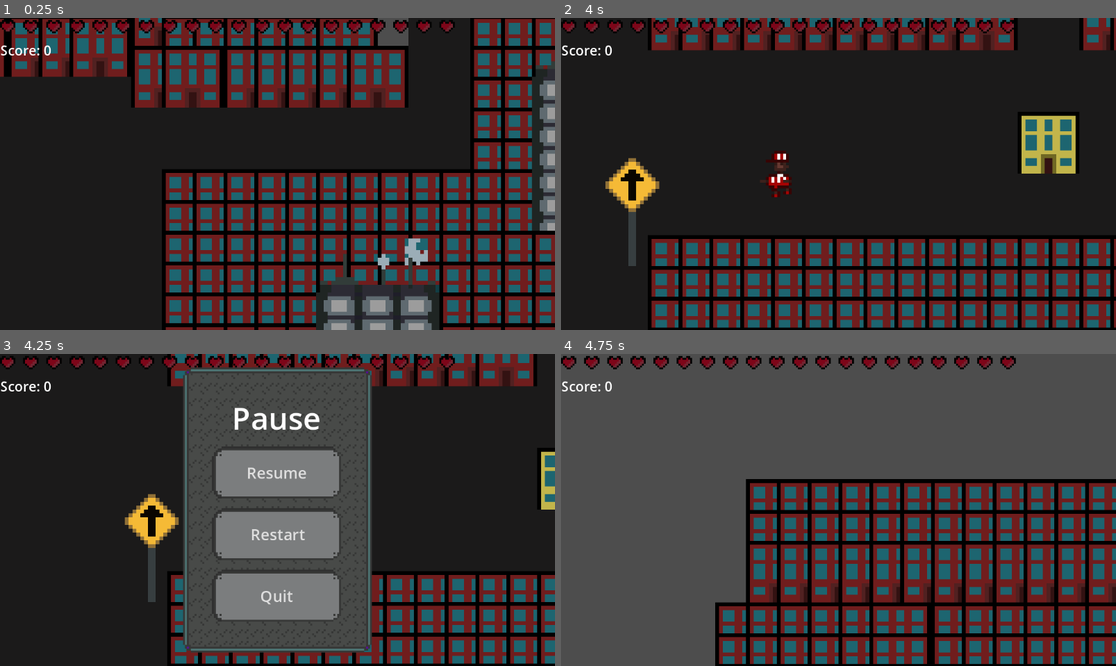
Above: before the commit, frames 1-4 (two rows, left to right).
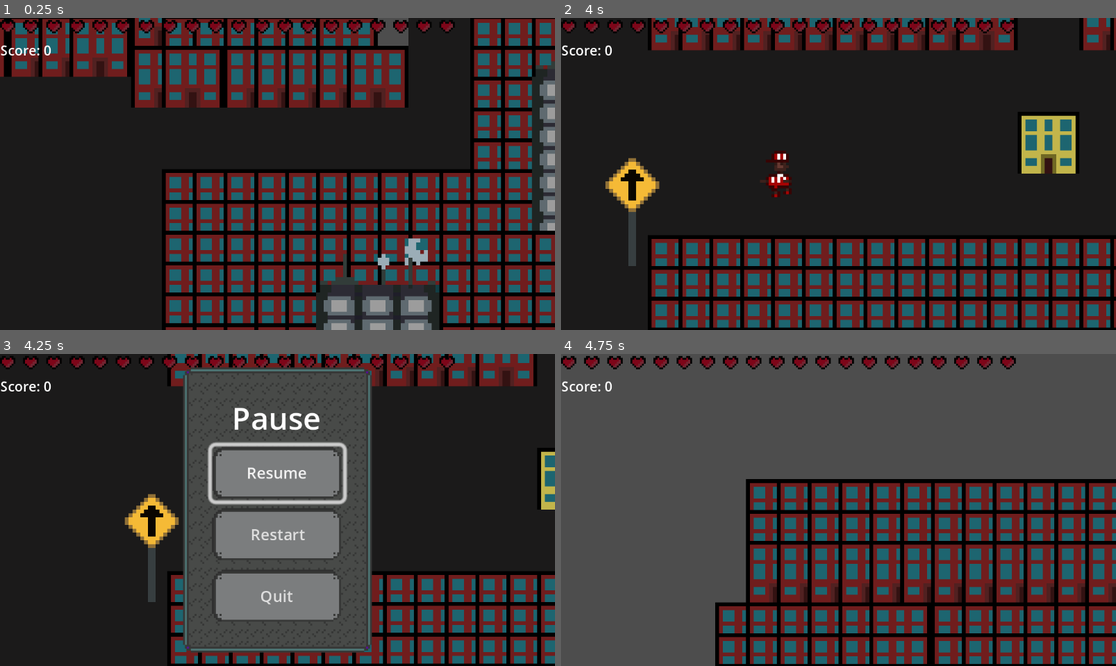
Above: after the commit, the same moments.

Repository: Lila-Kuhlt/Close-Encounters-of-the-Jeff-Kind
Game: Godot game, scene res://scenes/UI/TitleScreen.tscn
Two runs of this game, one before a commit and one after it. Both use one fixed random seed, a clock stepped at 60 frames per second and the inputs below.
Inputs:
- Up to frame 1 (0.25 s): no input
- Up to frame 2 (4 s): hold D (right) 0.53-1.28 s; tap Space (dash) every 0.75 s from 0.6 to 3.6 s; hold S (down) 1.28-2.03 s; hold D (right) 2.03-2.78 s; hold W (up) 2.78-3.53 s; hold A (left) from 3.53 s (still down)
- Up to frame 3 (4.25 s): keep holding A (left); tap Escape (pause) at 4.15 s
- Up to frame 4 (4.75 s): release A (left) at 4.25 s; click "Restart" at 4.25 s

Frames 1-2 are identical in both runs. In frame 3, 1.1% of the frame differs, in the area x 37-63%, y 28-49%; in frame 4, nothing differs.
Error before the commit: Invalid assignment of property or key 'paused' with value of type 'bool' on a base object of type 'null instance'. (res://scenes/UI/UI.gd:49)
Error after the commit: Invalid assignment of property or key 'paused' with value of type 'bool' on a base object of type 'null instance'. (res://scenes/UI/UI.gd:51)

Commit message:
Add full controller support

Diff:
--- a/godot/project.godot
+++ b/godot/project.godot
@@ -25,11 +25,48 @@
 
 [input]
 
+ui_accept={
+"deadzone": 0.5,
+"events": [Object(InputEventKey,"resource_local_to_scene":false,"resource_name":"","device":0,"window_id":0,"alt_pressed":false,"shift_pressed":false,"ctrl_pressed":false,"meta_pressed":false,"pressed":false,"keycode":4194309,"physical_keycode":0,"key_label":0,"unicode":4194309,"echo":false,"script":null)
+, Object(InputEventKey,"resource_local_to_scene":false,"resource_name":"","device":0,"window_id":0,"alt_pressed":false,"shift_pressed":false,"ctrl_pressed":false,"meta_pressed":false,"pressed":false,"keycode":4194310,"physical_keycode":0,"key_label":0,"unicode":4194310,"echo":false,"script":null)
+, Object(InputEventKey,"resource_local_to_scene":false,"resource_name":"","device":0,"window_id":0,"alt_pressed":false,"shift_pressed":false,"ctrl_pressed":false,"meta_pressed":false,"pressed":false,"keycode":32,"physical_keycode":0,"key_label":0,"unicode":32,"echo":false,"script":null)
+, Object(InputEventJoypadButton,"resource_local_to_scene":false,"resource_name":"","device":0,"button_index":0,"pressure":0.0,"pressed":true,"script":null)
+]
+}
+ui_left={
+"deadzone": 0.5,
+"events": [Object(InputEventKey,"resource_local_to_scene":false,"resource_name":"","device":0,"window_id":0,"alt_pressed":false,"shift_pressed":false,"ctrl_pressed":false,"meta_pressed":false,"pressed":false,"keycode":4194319,"physical_keycode":0,"key_label":0,"unicode":4194319,"echo":false,"script":null)
+, Object(InputEventJoypadButton,"resource_local_to_scene":false,"resource_name":"","device":0,"button_index":13,"pressure":0.0,"pressed":false,"script":null)
+, Object(InputEventJoypadMotion,"resource_local_to_scene":false,"resource_name":"","device":0,"axis":0,"axis_value":-1.0,"script":null)
+]
+}
+ui_right={
+"deadzone": 0.5,
+"events": [Object(InputEventKey,"resource_local_to_scene":false,"resource_name":"","device":0,"window_id":0,"alt_pressed":false,"shift_pressed":false,"ctrl_pressed":false,"meta_pressed":false,"pressed":false,"keycode":4194321,"physical_keycode":0,"key_label":0,"unicode":4194321,"echo":false,"script":null)
+, Object(InputEventJoypadButton,"resource_local_to_scene":false,"resource_name":"","device":0,"button_index":14,"pressure":0.0,"pressed":false,"script":null)
+, Object(InputEventJoypadMotion,"resource_local_to_scene":false,"resource_name":"","device":0,"axis":0,"axis_value":1.0,"script":null)
+]
+}
+ui_up={
+"deadzone": 0.5,
+"events": [Object(InputEventKey,"resource_local_to_scene":false,"resource_name":"","device":0,"window_id":0,"alt_pressed":false,"shift_pressed":false,"ctrl_pressed":false,"meta_pressed":false,"pressed":false,"keycode":4194320,"physical_keycode":0,"key_label":0,"unicode":4194320,"echo":false,"script":null)
+, Object(InputEventJoypadButton,"resource_local_to_scene":false,"resource_name":"","device":0,"button_index":11,"pressure":0.0,"pressed":false,"script":null)
+, Object(InputEventJoypadMotion,"resource_local_to_scene":false,"resource_name":"","device":0,"axis":1,"axis_value":-1.0,"script":null)
+]
+}
+ui_down={
+"deadzone": 0.5,
+"events": [Object(InputEventKey,"resource_local_to_scene":false,"resource_name":"","device":0,"window_id":0,"alt_pressed":false,"shift_pressed":false,"ctrl_pressed":false,"meta_pressed":false,"pressed":false,"keycode":4194322,"physical_keycode":0,"key_label":0,"unicode":4194322,"echo":false,"script":null)
+, Object(InputEventJoypadButton,"resource_local_to_scene":false,"resource_name":"","device":0,"button_index":12,"pressure":0.0,"pressed":false,"script":null)
+, Object(InputEventJoypadMotion,"resource_local_to_scene":false,"resource_name":"","device":0,"axis":1,"axis_value":1.0,"script":null)
+]
+}
 left={
 "deadzone": 0.5,
 "events": [Object(InputEventKey,"resource_local_to_scene":false,"resource_name":"","device":-1,"window_id":0,"alt_pressed":false,"shift_pressed":false,"ctrl_pressed":false,"meta_pressed":false,"pressed":false,"keycode":0,"physical_keycode":65,"key_label":0,"unicode":97,"echo":false,"script":null)
 , Object(InputEventKey,"resource_local_to_scene":false,"resource_name":"","device":-1,"window_id":0,"alt_pressed":false,"shift_pressed":false,"ctrl_pressed":false,"meta_pressed":false,"pressed":false,"keycode":0,"physical_keycode":4194319,"key_label":0,"unicode":0,"echo":false,"script":null)
 , Object(InputEventJoypadButton,"resource_local_to_scene":false,"resource_name":"","device":0,"button_index":13,"pressure":0.0,"pressed":false,"script":null)
+, Object(InputEventJoypadMotion,"resource_local_to_scene":false,"resource_name":"","device":0,"axis":0,"axis_value":-1.0,"script":null)
 ]
 }
 right={
@@ -37,6 +74,7 @@
 "events": [Object(InputEventKey,"resource_local_to_scene":false,"resource_name":"","device":-1,"window_id":0,"alt_pressed":false,"shift_pressed":false,"ctrl_pressed":false,"meta_pressed":false,"pressed":false,"keycode":0,"physical_keycode":68,"key_label":0,"unicode":100,"echo":false,"script":null)
 , Object(InputEventKey,"resource_local_to_scene":false,"resource_name":"","device":-1,"window_id":0,"alt_pressed":false,"shift_pressed":false,"ctrl_pressed":false,"meta_pressed":false,"pressed":false,"keycode":0,"physical_keycode":4194321,"key_label":0,"unicode":0,"echo":false,"script":null)
 , Object(InputEventJoypadButton,"resource_local_to_scene":false,"resource_name":"","device":0,"button_index":14,"pressure":0.0,"pressed":false,"script":null)
+, Object(InputEventJoypadMotion,"resource_local_to_scene":false,"resource_name":"","device":0,"axis":0,"axis_value":1.0,"script":null)
 ]
 }
 up={
@@ -44,6 +82,7 @@
 "events": [Object(InputEventKey,"resource_local_to_scene":false,"resource_name":"","device":-1,"window_id":0,"alt_pressed":false,"shift_pressed":false,"ctrl_pressed":false,"meta_pressed":false,"pressed":false,"keycode":0,"physical_keycode":87,"key_label":0,"unicode":119,"echo":false,"script":null)
 , Object(InputEventKey,"resource_local_to_scene":false,"resource_name":"","device":-1,"window_id":0,"alt_pressed":false,"shift_pressed":false,"ctrl_pressed":false,"meta_pressed":false,"pressed":false,"keycode":0,"physical_keycode":4194320,"key_label":0,"unicode":0,"echo":false,"script":null)
 , Object(InputEventJoypadButton,"resource_local_to_scene":false,"resource_name":"","device":0,"button_index":11,"pressure":0.0,"pressed":false,"script":null)
+, Object(InputEventJoypadMotion,"resource_local_to_scene":false,"resource_name":"","device":0,"axis":1,"axis_value":-1.0,"script":null)
 ]
 }
 down={
@@ -51,12 +90,12 @@
 "events": [Object(InputEventKey,"resource_local_to_scene":false,"resource_name":"","device":-1,"window_id":0,"alt_pressed":false,"shift_pressed":false,"ctrl_pressed":false,"meta_pressed":false,"pressed":false,"keycode":0,"physical_keycode":83,"key_label":0,"unicode":115,"echo":false,"script":null)
 , Object(InputEventKey,"resource_local_to_scene":false,"resource_name":"","device":-1,"window_id":0,"alt_pressed":false,"shift_pressed":false,"ctrl_pressed":false,"meta_pressed":false,"pressed":false,"keycode":0,"physical_keycode":4194322,"key_label":0,"unicode":0,"echo":false,"script":null)
 , Object(InputEventJoypadButton,"resource_local_to_scene":false,"resource_name":"","device":0,"button_index":12,"pressure":0.0,"pressed":false,"script":null)
+, Object(InputEventJoypadMotion,"resource_local_to_scene":false,"resource_name":"","device":0,"axis":1,"axis_value":1.0,"script":null)
 ]
 }
-dash={
+shoot={
 "deadzone": 0.5,
 "events": [Object(InputEventKey,"resource_local_to_scene":false,"resource_name":"","device":-1,"window_id":0,"alt_pressed":false,"shift_pressed":false,"ctrl_pressed":false,"meta_pressed":false,"pressed":false,"keycode":0,"physical_keycode":32,"key_label":0,"unicode":32,"echo":false,"script":null)
-, Object(InputEventKey,"resource_local_to_scene":false,"resource_name":"","device":-1,"window_id":0,"alt_pressed":false,"shift_pressed":false,"ctrl_pressed":false,"meta_pressed":false,"pressed":false,"keycode":0,"physical_keycode":4194325,"key_label":0,"unicode":0,"echo":false,"script":null)
 ]
 }
 pause={
@@ -65,6 +104,13 @@
 , Object(InputEventJoypadButton,"resource_local_to_scene":false,"resource_name":"","device":0,"button_index":6,"pressure":0.0,"pressed":false,"script":null)
 ]
 }
+dash={
+"deadzone": 0.5,
+"events": [Object(InputEventKey,"resource_local_to_scene":false,"resource_name":"","device":-1,"window_id":0,"alt_pressed":false,"shift_pressed":false,"ctrl_pressed":false,"meta_pressed":false,"pressed":false,"keycode":0,"physical_keycode":32,"key_label":0,"unicode":32,"echo":false,"script":null)
+, Object(InputEventKey,"resource_local_to_scene":false,"resource_name":"","device":-1,"window_id":0,"alt_pressed":false,"shift_pressed":false,"ctrl_pressed":false,"meta_pressed":false,"pressed":false,"keycode":0,"physical_keycode":4194325,"key_label":0,"unicode":0,"echo":false,"script":null)
+, Object(InputEventJoypadButton,"resource_local_to_scene":false,"resource_name":"","device":0,"button_index":2,"pressure":0.0,"pressed":true,"script":null)
+]
+}
 
 [rendering]
 
--- a/godot/scenes/UI/TitleScreen.gd
+++ b/godot/scenes/UI/TitleScreen.gd
@@ -3,6 +3,7 @@
 func _ready():
 	if Globals.DEBUG:
 		_on_start_button_pressed()
+	$Panel/CenterContainer/VBoxContainer/StartButton.grab_focus()
 
 func _on_start_button_pressed():
 	get_tree().change_scene_to_file("res://scenes/World.tscn")
--- a/godot/scenes/UI/UI.gd
+++ b/godot/scenes/UI/UI.gd
@@ -10,6 +10,7 @@
 		if not just_paused:
 			get_tree().paused = true
 			$PauseMenu.show()
+			$PauseMenu/Panel/MarginContainer/VBoxContainer/ResumeButton.grab_focus()
 	else:
 		just_paused = false
 
@@ -23,6 +24,7 @@
 	var game_over_label = $GameOver/Panel/MarginContainer/VBoxContainer/Label
 	game_over_label.text = game_over_label.text.format({"score": score})
 	$GameOver.show()
+	$GameOver/Panel/MarginContainer/VBoxContainer/RestartButton.grab_focus()
 
 func set_max_health(health: int) -> void:
 	for i in range(health):
